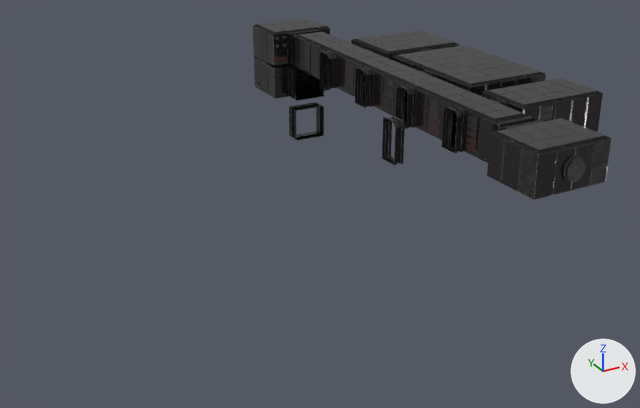
The glTF model assets/models/levels/level1ver2/Level1Area1.glb, before and after one commit.
The view is the same before and after, from a 50 mm lens placed at (-25.6, -36.9, 14.4), pointed at (-5.2, 0.2, -4.1). Every picture has the same lights, and +X, +Y and +Z are marked at lower right. Where no turn or scale is listed for an object, it has been applied to the vertices. Vertices at the same position are counted once.

Names of what the first picture shows: 'Area1_EXPORTLEVEL-col', 'Area1_EXPORTLEVELCEIL-col'.
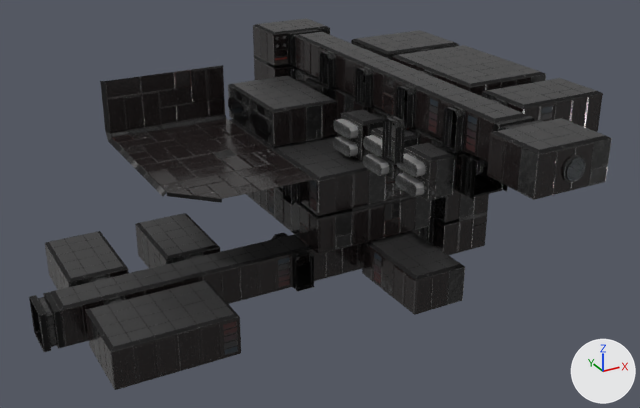
Location of each change, (x1, y1, x2, y2) in pixels of the pictures (640 x 408 px):
'Area2_celi-col.001', added
    after: (100, 65, 368, 203)
'Area4_EXPORTLEVEL-col', added
    after: (29, 224, 465, 390)
    faces in mat_shipint_walls1: (29, 224, 465, 390)
    faces in mat_shipint_walls1_001: (65, 229, 419, 347)
'Area4_EXPORTLEVEL_ceil-col', added
    after: (45, 213, 465, 352)
'Area1_EXPORTLEVEL-col.001', added
    after: (246, 170, 489, 255)
    faces in mat_shipint_walls1: (246, 170, 489, 255)
    faces in mat_shipint_walls1_001: (283, 183, 300, 205)
    faces in mat_shipint_walls1_003: (278, 187, 429, 254)
'Area2-col', added (black)
    after: (228, 71, 508, 201)
    faces in mat_shipint_walls1: (228, 71, 497, 201)
    faces in mat_sleepingpod (picture img_sleepingpod_basecolor): (333, 114, 430, 200)
    faces in mat_shipint_walls1_003: (230, 78, 508, 200)
    faces in mat_shipint_walls1_001: (228, 85, 274, 147)
    faces in mat_shipint_walls1_002: (373, 111, 487, 190)
'Area2_celi-col', added
    after: (229, 69, 466, 161)
part 1 of me_plane_784, deleted (black)
    before: (289, 102, 324, 141)

What the commit changed:
Picture 'sleepingpod_BaseColor' (img_sleepingpod_basecolor) is new.
Material 'ShipInt_Walls1.003' (mat_shipint_walls1_003) is new.
Uses the picture img_shipint_walls1_basecolor.
Uses the picture img_shipint_walls1_metallic_png_shipint_walls1_rough_png.
Uses the picture img_shipint_walls1_normal.
Material 'ShipInt_Walls1.002' (mat_shipint_walls1_002) is new.
Uses the picture img_shipint_walls1_basecolor.
Uses the picture img_shipint_walls1_metallic_png_shipint_walls1_rough_png.
Uses the picture img_shipint_walls1_normal.
Material 'SleepingPod' (mat_sleepingpod) is new.
Its texture is img_sleepingpod_basecolor.
me_plane_784 has 1323 vertices, 2348 faces and spans x -4.9..6.7, y -12.2..15.0, z -4.8..2.0.
me_plane_784 is used by ob_area1_exportlevel_col; location (0.0, 0.0, 0.0).
me_plane_784 part 1: the loose piece of 53 vertices spanning x -1.0..1.0, y 11.0..12.0, z -4.8..-2.8 is deleted.
Mesh me_plane_423 is new.
It has 785 vertices, 1356 faces and spans x -1.6..19.4, y -27.3..-14.3, z -7.1..-5.1.
Faces by material slot: [655, 701].
It uses material mat_shipint_walls1_001.
It uses material mat_shipint_walls1.
Mesh me_plane_424 is new.
It has 322 vertices, 504 faces and spans x -0.7..19.3, y -27.1..-14.1, z 4.3..4.4.
It uses material mat_shipint_walls1.
Mesh me_plane_387 is new.
It has 308 vertices, 536 faces and spans x -13.4..5.0, y -1.0..10.4, z -4.4..1.0.
It uses material mat_shipint_walls1.
Mesh me_plane_194 is new.
It has 710 vertices, 1282 faces and spans x -4.85..6.71, y -9.9..1.1, z -4.28..1.97.
Faces by material slot: [186, 858, 58, 180].
It uses material mat_shipint_walls1_001.
It uses material mat_shipint_walls1.
It uses material mat_shipint_walls1_002.
It uses material mat_shipint_walls1_003.
Mesh me_plane_164 is new.
It has 4426 vertices, 8147 faces and spans x -4.6..6.6, y -2.0..16.0, z -5.3..1.0.
Faces by material slot: [56, 1153, 521, 607, 5810].
It uses material mat_shipint_walls1_001.
It uses material mat_shipint_walls1.
It uses material mat_shipint_walls1_002.
It uses material mat_shipint_walls1_003.
It uses material mat_sleepingpod (picture img_sleepingpod_basecolor).
Mesh me_plane_153 is new.
It has 300 vertices, 452 faces and spans x -6.0..5.0, y -6.0..11.0, z -0.1..0.0.
It uses material mat_shipint_walls1.
Object 'Area4_EXPORTLEVEL-col' (ob_area4_exportlevel_col) is new; it shows me_plane_423.
Its location is (-18.34, 21.75, -1.47).
Object 'Area4_EXPORTLEVEL_ceil-col' (ob_area4_exportlevel_ceil_col) is new; it shows me_plane_424.
Its location is (-18.32, 21.54, -10.84).
Object 'Area2_celi-col.001' (ob_area2_celi_col_001) is new; it shows me_plane_387.
Its location is (0.0, 0.0, 0.0).
Object 'Area1_EXPORTLEVEL-col.001' (ob_area1_exportlevel_col_001) is new; it shows me_plane_194.
Its location is (-1.69, 8.89, -4.25).
Object 'Area2-col' (ob_area2_col) is new; it shows me_plane_164.
Its location is (-1.55, -5.02, -1.11).
Object 'Area2_celi-col' (ob_area2_celi_col) is new; it shows me_plane_153.
Its location is (0.0, 0.0, 0.0).
